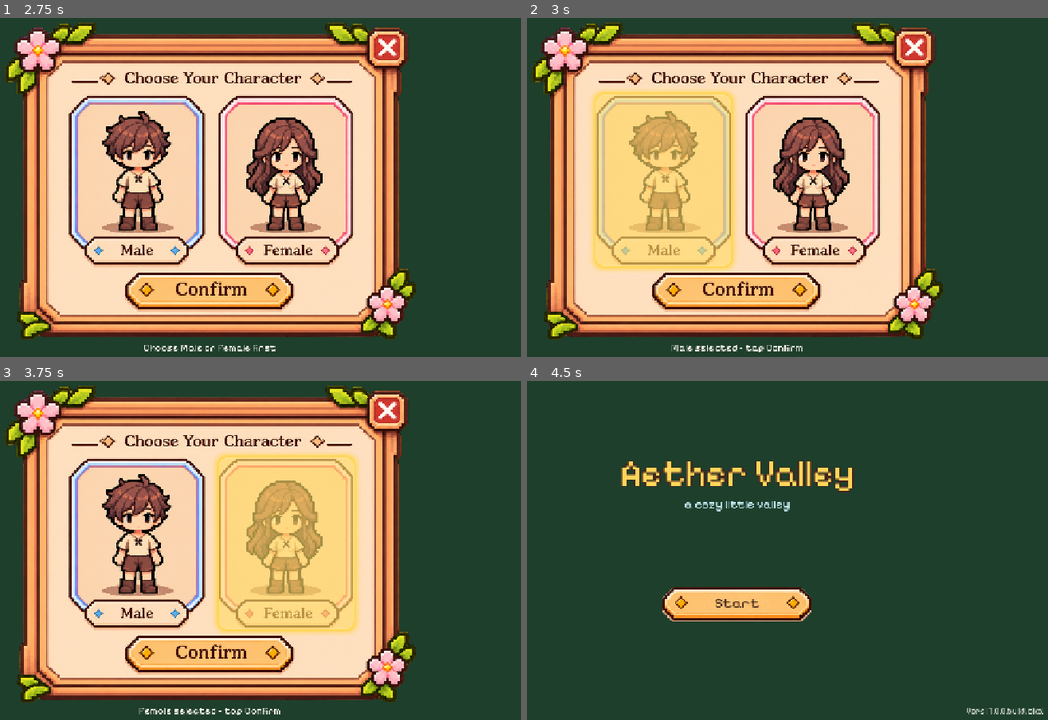
Above: before the commit, frames 1-4 (two rows, left to right).
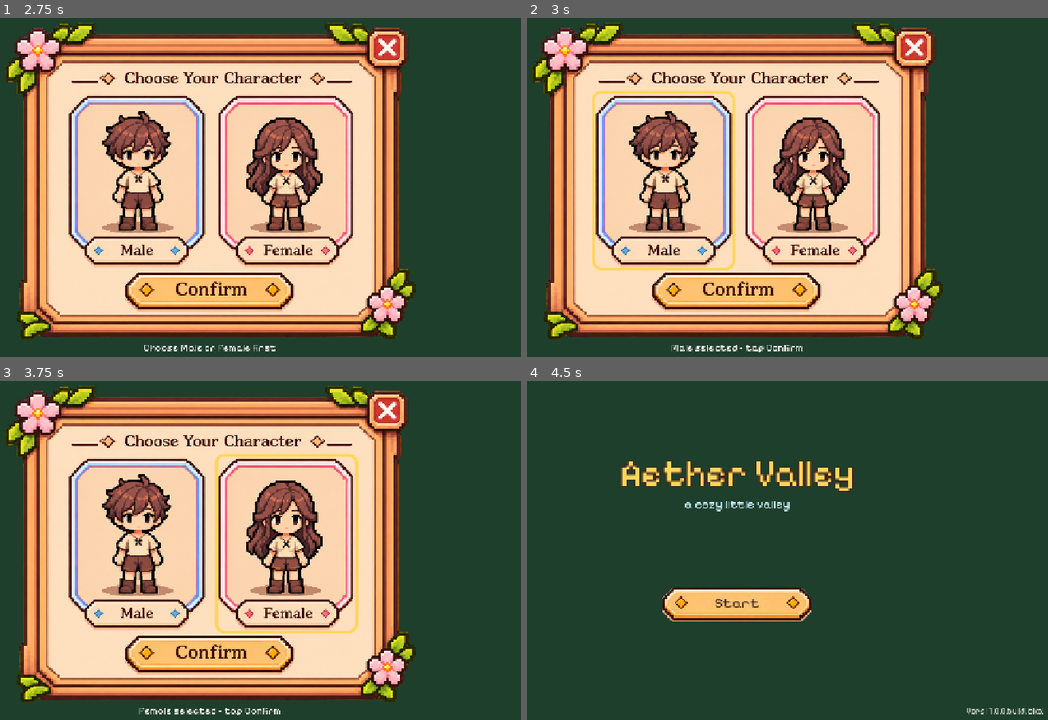
Above: after the commit, the same moments.

Repository: rintatia/aether-valley
Game: Godot game, scene res://scenes/main.tscn
Same seed, same stepped clock (60 frames per second), same inputs: the game is played once before the commit and once after it.
Inputs (mouse positions are in pixels of both pictures, inside the frame that each line leads up to):
- Up to frame 1 (2.75 s): click "Start" at 0.5 s; click (208, 292) at 1.25 s; click (208, 292) at 2 s
- Up to frame 2 (3 s): click (662, 180) at 2.77 s
- Up to frame 3 (3.75 s): click (286, 543) at 3.52 s
- Up to frame 4 (4.5 s): click (912, 411) at 4.27 s

Frame 1 is identical in both runs. In frame 2, 14% of the frame differs, in the area x 12-41%, y 21-75%; in frame 3, 14%; in frame 4, nothing differs.

Commit message:
UI: sorot pilihan karakter hanya bingkai, jam malam tidak menabrak ikon, teks peta; selftest batu lewat
Co-Authored-By: Claude Opus 5.5 <noreply@anthropic.com>
Claude-Session: https://claude.ai/code/session_01Bh7MyzyAsPj6aNVrh74d4r

Diff:
--- a/assets/ui/tata_letak.json
+++ b/assets/ui/tata_letak.json
@@ -119,7 +119,7 @@
    0.5556
   ],
   "jam": [
-   0.695,
+   0.712,
    0.3168,
    0.921,
    0.5556
--- a/scripts/hud.gd
+++ b/scripts/hud.gd
@@ -419,7 +419,7 @@
 		var pp: Vector2 = (world.get("player") as Node2D).position / ws * ts * sc + off
 		marker.draw_circle(pp, 9.0, Color("#F8F1EA"))
 		marker.draw_circle(pp, 6.0, Color("#D8574F")))
-	var hint: Label = UIKit.pixel_label("Kamu di sini", 16, UIKit.BROWN)
+	var hint: Label = UIKit.pixel_label("You are here", 16, UIKit.BROWN)
 	hint.position = Vector2(0, inner.size.y - 40)
 	hint.size = Vector2(inner.size.x, 30)
 	hint.horizontal_alignment = HORIZONTAL_ALIGNMENT_CENTER
--- a/scripts/layar_pilih.gd
+++ b/scripts/layar_pilih.gd
@@ -28,12 +28,12 @@
 		var r: Array = P[g] as Array
 		var gl: Panel = Panel.new()
 		var sb: StyleBoxFlat = StyleBoxFlat.new()
-		sb.bg_color = Color(1, 0.95, 0.7, 0.10)
+		sb.bg_color = Color(0, 0, 0, 0)
+		sb.draw_center = false
 		sb.border_color = Color("#FFD65A")
-		sb.set_border_width_all(5)
+		sb.set_border_width_all(6)
 		sb.set_corner_radius_all(18)
-		sb.shadow_color = Color(1, 0.84, 0.35, 0.6)
-		sb.shadow_size = 10
+		sb.set_expand_margin_all(4)
 		gl.add_theme_stylebox_override("panel", sb)
 		UIKit.place(gl, panel.size, r)
 		gl.mouse_filter = Control.MOUSE_FILTER_IGNORE
@@ -66,6 +66,8 @@
 	chosen = g
 	for k: String in glow.keys():
 		(glow[k] as Panel).visible = k == g
+		var other: Button = cards[k] as Button
+		other.modulate = Color.WHITE
 		var gl: Panel = glow[k] as Panel
 		gl.pivot_offset = gl.size / 2.0
 		create_tween().tween_property(gl, "scale", Vector2(1.03, 1.03) if k == g else Vector2.ONE, 0.12)
--- a/scripts/main.gd
+++ b/scripts/main.gd
@@ -211,7 +211,7 @@
 	var solid_n: int = 0
 	for tv: Variant in pd["pohon"] as Array:
 		var t: Dictionary = tv as Dictionary
-		if str(t["obj"]) in ["FL15", "FL16", "FL18", "FL19", "FL42", "FL43", "FL44"]:
+		if str(t["obj"]) in ["FL15", "FL16", "FL18", "FL19", "FL42", "FL43", "FL44"] and not bool(t.get("lewat", false)):
 			solid_n += 1
 			if world.astar.is_point_solid(world._cell(Vector2(float(t["x"]), float(t["y"]) - 2.0))):
 				solid_ok += 1
